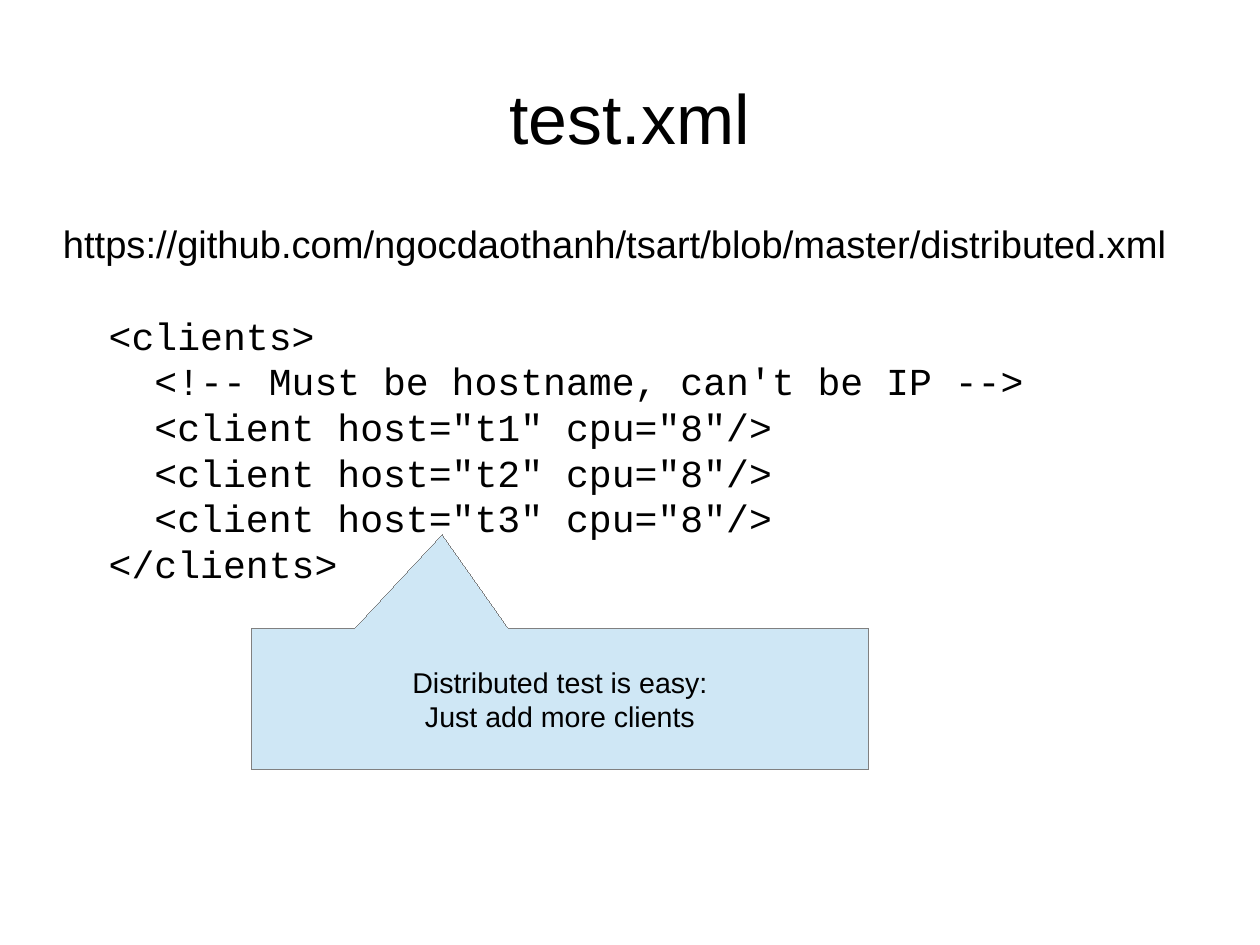
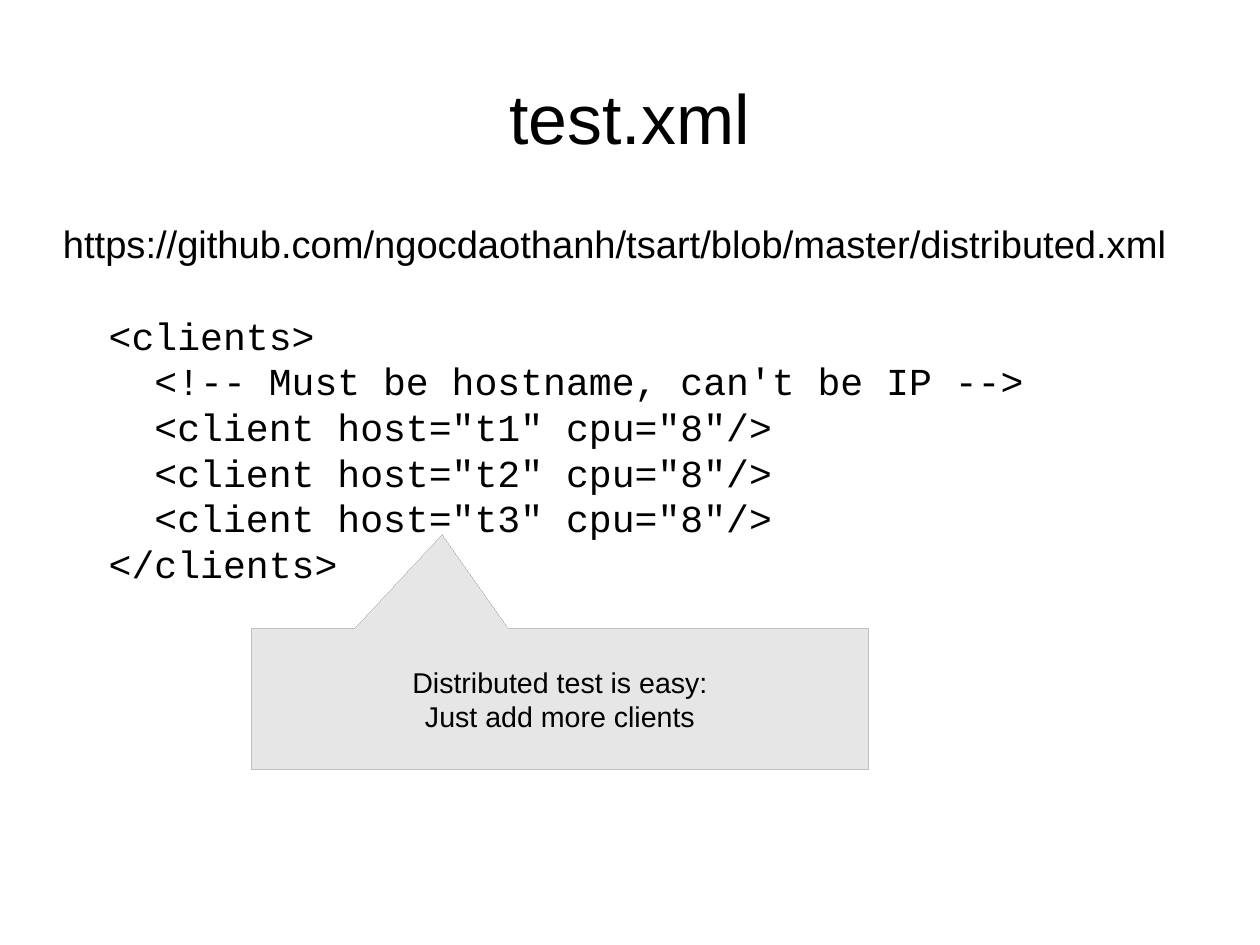
Before and after one commit to ngocdaothanh/tsart, a slide deck: slide 16 of tsung.odp. Drawn at 1260x945 pixels with LibreOffice and Linux fonts; fonts in the diff are those of the drawing. Boxes give left, top, right and bottom in pixels: in the first picture for what was removed or moved away, otherwise in the second. Text is boxed around its words. In the diff, an @@ line names an element or a change of style, - is before the commit and + after.

```diff
--- a/tsung.odp
+++ b/tsung.odp
@@ speech box "Distributed test is easy: Just ..." at (252, 629, 869, 769): fill #CFE7F5 to #E6E6E6; outline #808080 0 pt to #C0C0C0 0 pt @@
```
Also in this commit, not shown: 2 other slides changed, 1 slide added.
